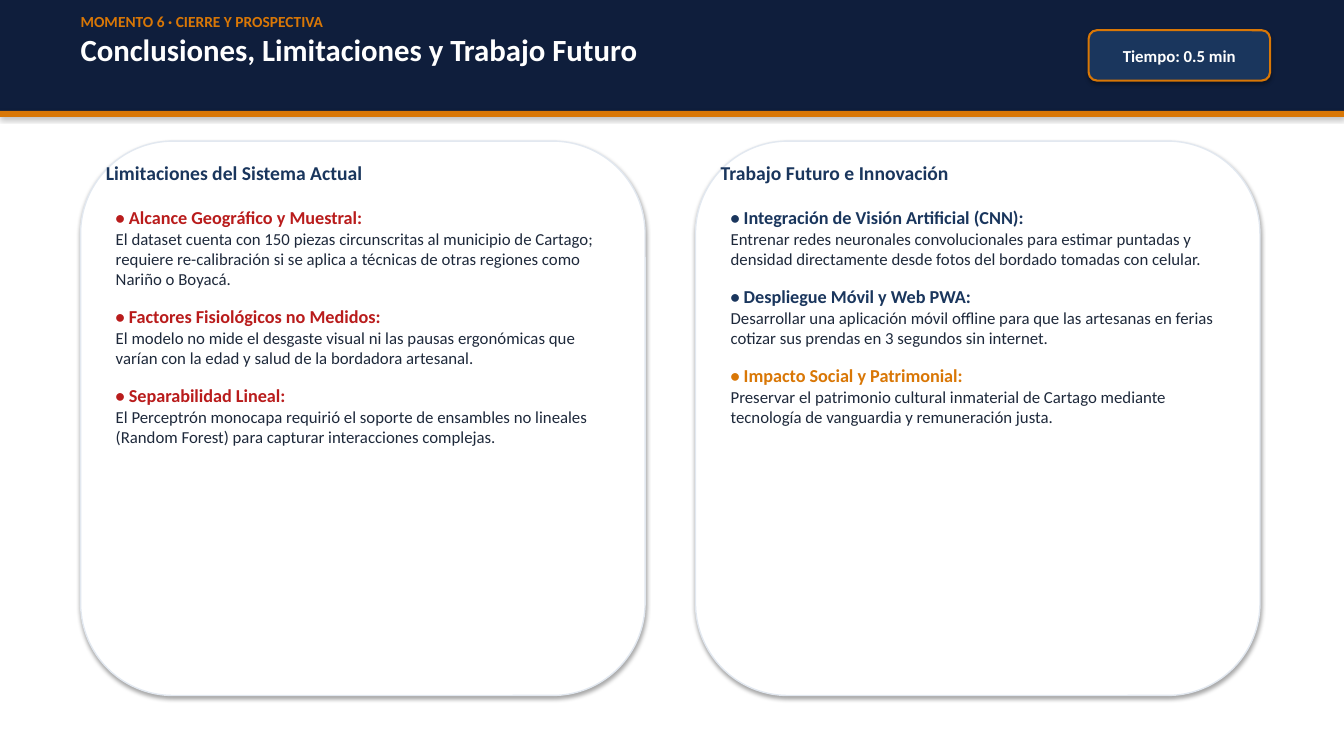
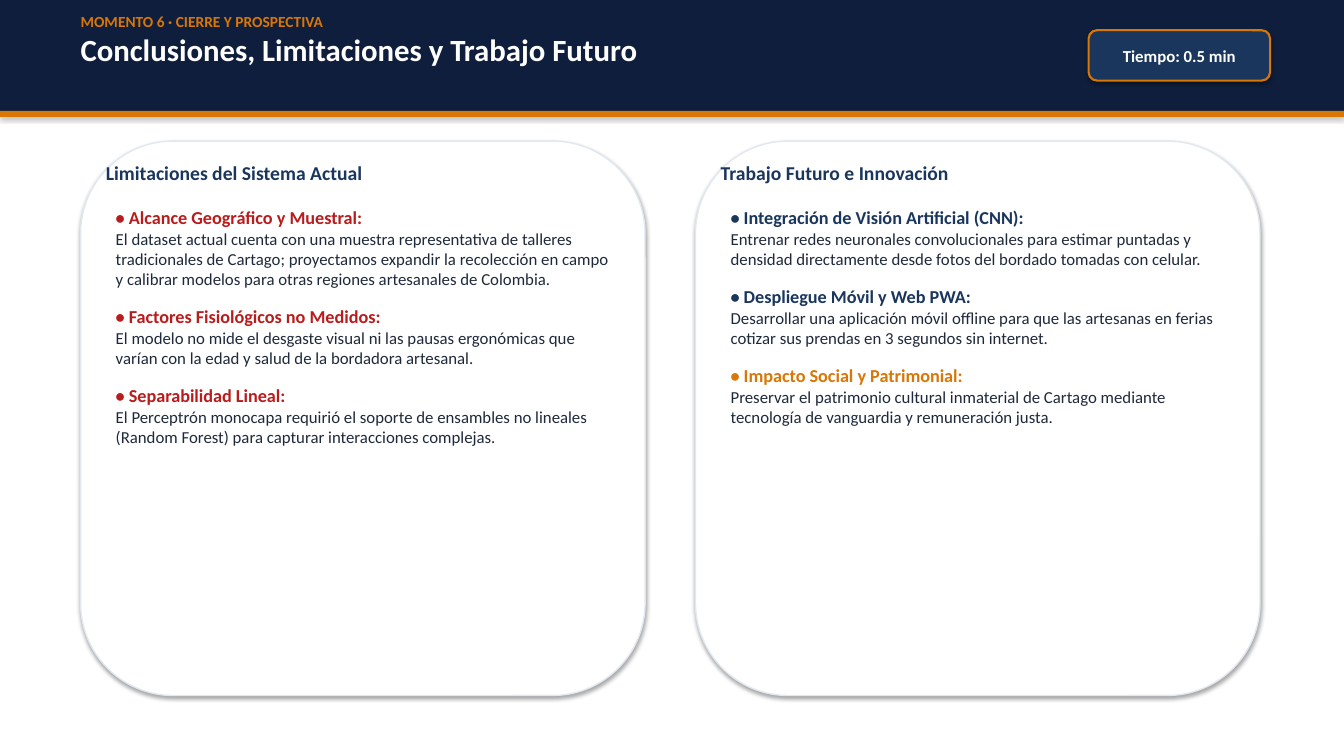
Before and after one commit to Cruz1905/curso-inteligencia-artificial, a slide deck: slide 7 of proyecto/Presentacion_Proyecto_Final_Grupo02_BordadosCartago.pptx. Drawn at 1344x756 pixels with LibreOffice and Linux fonts; fonts in the diff are those of the drawing. Boxes give left, top, right and bottom in pixels: in the first picture for what was removed or moved away, otherwise in the second. Text is boxed around its words. In the diff, an @@ line names an element or a change of style, - is before the commit and + after.

Commit message:
fix(diapositivas): sincronizar descripcion muestral del dataset con pedidos_bordados.csv e informe APA

```diff
--- a/proyecto/Presentacion_Proyecto_Final_Grupo02_BordadosCartago.pptx
+++ b/proyecto/Presentacion_Proyecto_Final_Grupo02_BordadosCartago.pptx
@@ text at bbox=[116, 233, 608, 288]: text changed @@
-El dataset cuenta con 150 piezas circunscritas al municipio de Cartago; requiere re-calibración si se aplica a técnicas de otras regiones como Nariño o Boyacá.
+El dataset actual cuenta con una muestra representativa de talleres tradicionales de Cartago; proyectamos expandir la recolección en campo y calibrar modelos para otras regiones artesanales de Colombia.
```
Also in this commit, not shown: 1 other slide changed, 4 other files.
